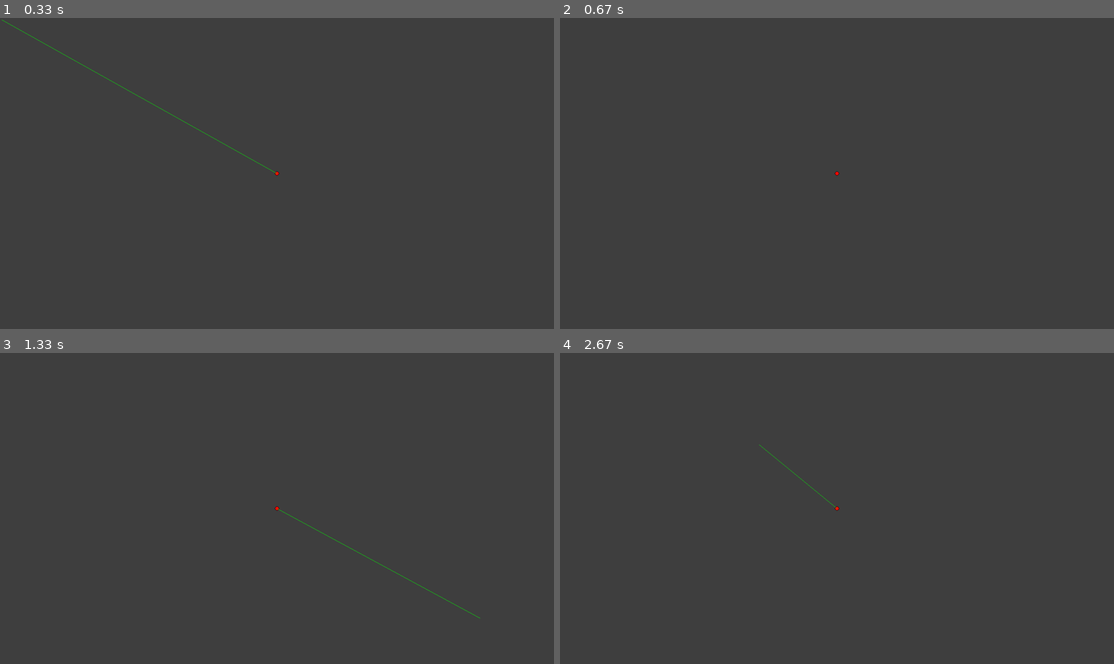
Above: before the commit, frames 1-4 (two rows, left to right).
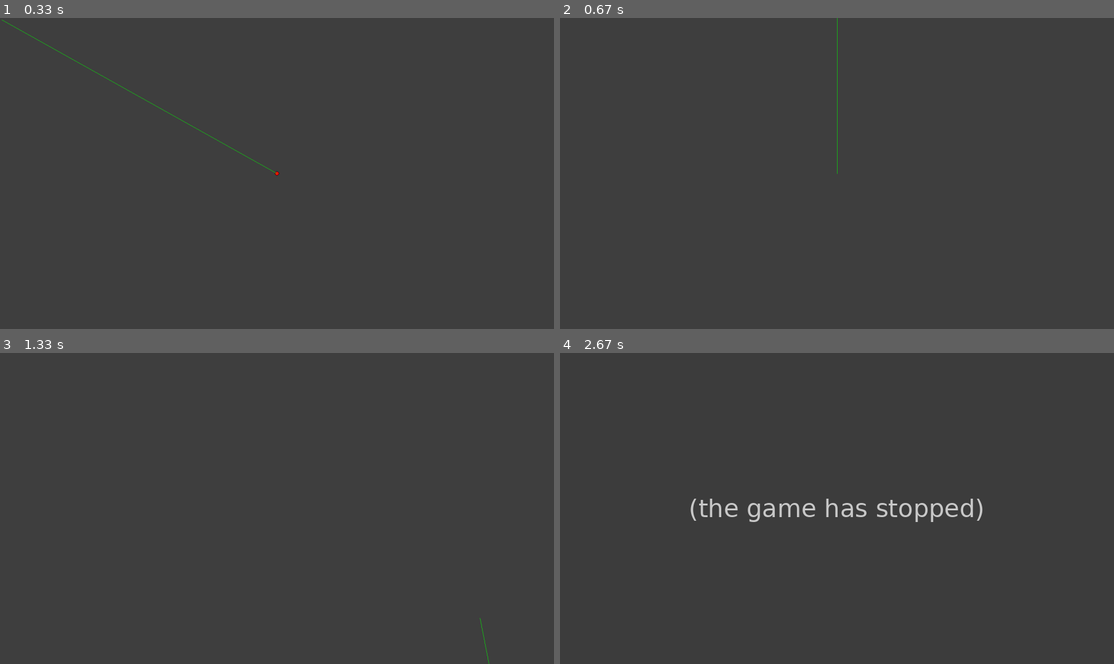
Above: after the commit, the same moments.

Repository: sayohnahilan/Pygame-ProjectileMotion
Game: pygame game, started from app.py
Two runs of this game, one before a commit and one after it. Both use one fixed random seed, a clock stepped at 60 frames per second and the inputs below.
Inputs (mouse positions are in pixels of both pictures, inside the frame that each line leads up to):
- Up to frame 1 (0.33 s): no input
- Up to frame 2 (0.67 s): click (837, 173) at 0.38 s
- Up to frame 3 (1.33 s): click (332, 576) at 0.72 s; click (481, 617) at 1.05 s
- Up to frame 4 (2.67 s): click (704, 446) at 1.38 s; click (837, 545) at 1.72 s; click (759, 443) at 2.05 s

Frame 1 is identical in both runs. In frame 2, less than 0.1% of the frame differs, in the area x 49-51%, y 0-51%; in frame 3, 0.1%; in frame 4, 1.1%, in the area x 23-77%, y 29-55%.
Error after the commit: TypeError: center argument must be a pair of numbers (object.py line 11); the game stopped at 2.57 s (later frames are placeholders)

Commit message:
ballMoving

Diff:
--- a/app.py
+++ b/app.py
@@ -1,7 +1,7 @@
 import pygame
 import math
 from object import ball
-from util import findAngle
+from util import findAngle, goBall
 
 width = 1600
 height = 900
@@ -20,18 +20,26 @@
 power = 0
 angle = 0
 clock = pygame.time.Clock()
-
+inProgress = False
 myBall = ball(800, 450, 6, (255, 0, 0))
 
 while playing:
     clock.tick(250)
+    if inProgress:
+        time += 0.10
+        new = goBall(myBall.x, myBall.y, power, angle, time)
+        myBall.x = new[0]
+        myBall.y = new[1]
+
     project = [(myBall.x, myBall.y), pygame.mouse.get_pos()]
     updateScreen()
+
     for event in pygame.event.get():
         if event.type == pygame.QUIT:
             playing = False
 
         if event.type == pygame.MOUSEBUTTONDOWN:
+            inProgress = True
             mouse = pygame.mouse.get_pos()
             angle = findAngle(mouse, myBall)
             power = math.sqrt((project[1][1]-project[0][1])**2 +(project[1][0]-project[0][1])**2)
--- a/object.py
+++ b/object.py
@@ -1,10 +1,10 @@
 import pygame
 
 class ball(object):
-    def __init__(self,x,y,radius,color):
+    def __init__(self,x,y,r,color):
         self.x = x
         self.y = y
-        self.radius = radius
+        self.radius = r
         self.color = color
 
     def draw(self, win):
--- a/util.py
+++ b/util.py
@@ -18,3 +18,12 @@
         angle = math.pi - angle
 
     return angle
+
+def goBall(x, y, power, angle, t):
+    vX = math.cos(angle) * power
+    vY = math.sin(angle) * power
+    deltaX = vX * t
+    deltaY = ((-4.9 * (t ** 2)) / 2) + (vY * t)
+    newx = round(deltaX + x)
+    newy = round(y - deltaY)
+    return (newx, newy)
